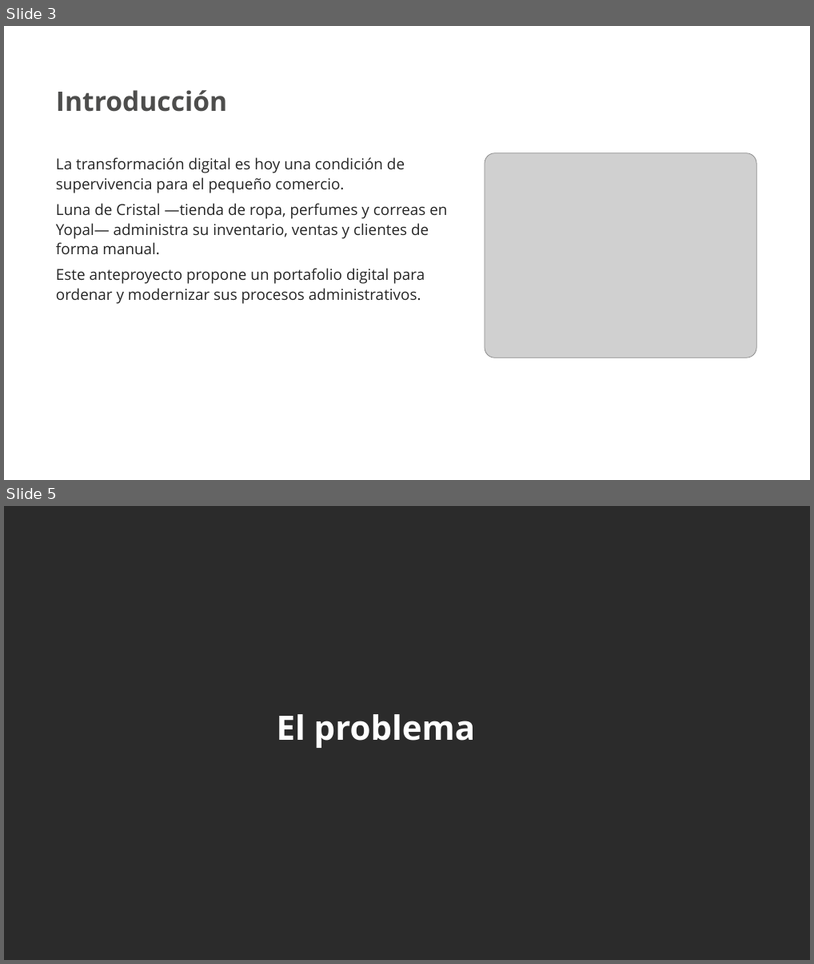
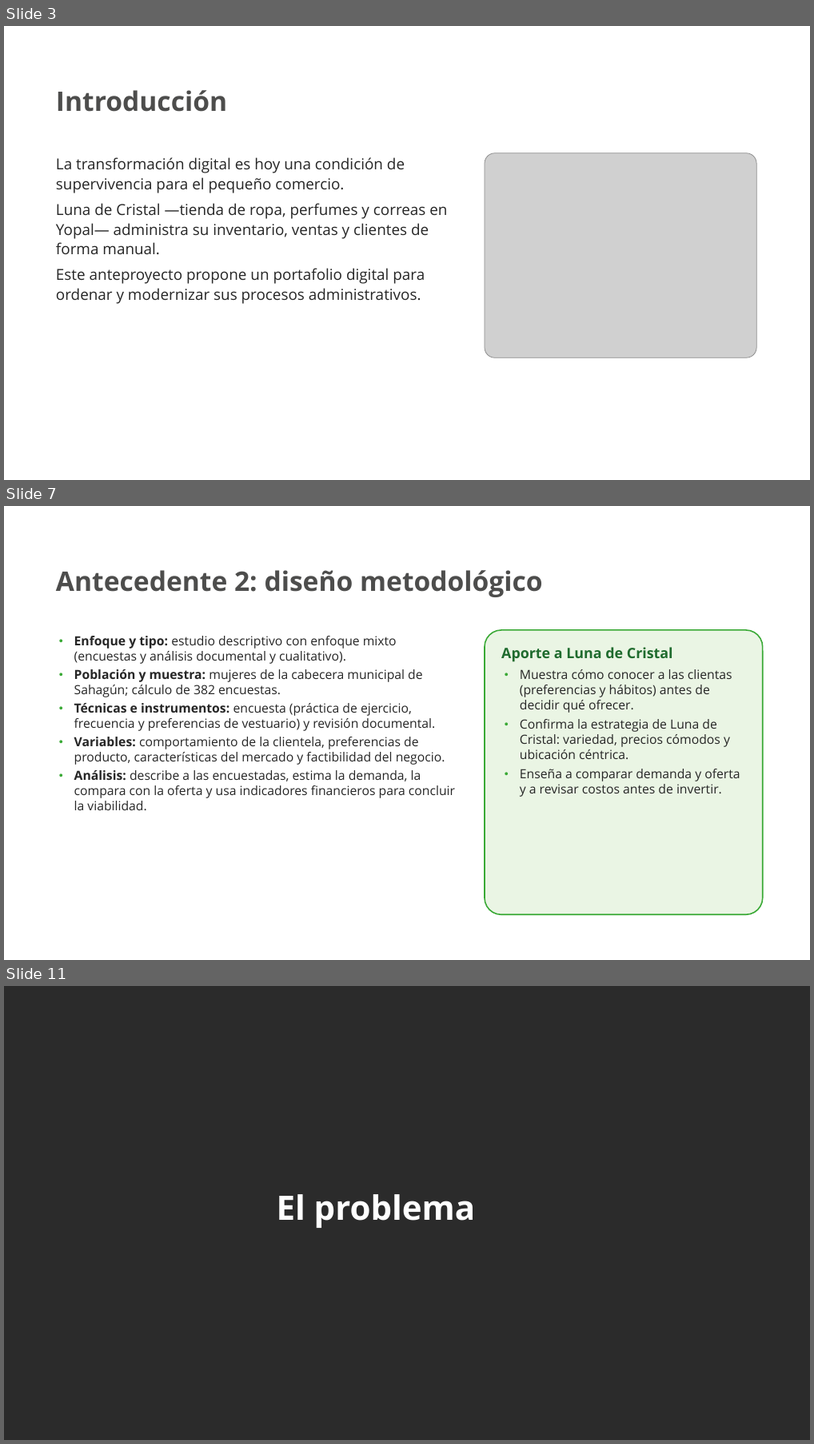
Before and after one commit to nayraclaud-glitch/Trabjo-De-eEstudio, a slide deck: Luna_de_Cristal_Presentacion_SENA.pptx. Shown one above the other, each under a label of ours: slides 3 and 5 before the commit, slides 3, 7 and 11 after it; the slides between them are not shown. The pictures are 814x964 and 814x1444 pixels, drawn with LibreOffice and Linux fonts; fonts in the diff are those of the drawing; grey boxes stand for pictures; background and template pictures are left out; a plain dark background stands for a picture behind light text. Boxes give left, top, right and bottom in pixels: in the first picture for what was removed or moved away, otherwise in the second. Text is boxed around its words. In the diff, an @@ line names an element or a change of style, - is before the commit and + after.

```diff
--- a/Luna_de_Cristal_Presentacion_SENA.pptx
+++ b/Luna_de_Cristal_Presentacion_SENA.pptx
@@ slide 7 added at (4, 506, 810, 960), background picture (left out) @@
@@ text added at (56, 570, 543, 597), 32 pt, text #4D4D4C, bold @@
+Antecedente 2: diseño metodológico
@@ text added at (74, 636, 455, 810), 15 pt, text #262626 @@
+• Enfoque y tipo: estudio descriptivo con enfoque mixto (encuestas y análisis documental y cualitativo).
+• Población y muestra: mujeres de la cabecera municipal de Sahagún; cálculo de 382 encuestas.
+• Técnicas e instrumentos: encuesta (práctica de ejercicio, frecuencia y preferencias de vestuario) y revisión documental.
+• Variables: comportamiento de la clientela, preferencias de producto, características del mercado y factibilidad del negocio.
+• Análisis: describe a las encuestadas, estima la demanda, la compara con la oferta y usa indicadores financieros para concluir la viabilidad.
@@ rounded rectangle added at (485, 630, 763, 914), fill #EAF5E4, outline #39A935 1.5 pt, 15 pt, text #262626 @@
+Aporte a Luna de Cristal
+• Muestra cómo conocer a las clientas (preferencias y hábitos) antes de decidir qué ofrecer.
+• Confirma la estrategia de Luna de Cristal: variedad, precios cómodos y ubicación céntrica.
+• Enseña a comparar demanda y oferta y a revisar costos antes de invertir.
@@ what was slide 5 is now slide 11 @@
```
Also in this commit, not shown: 2 slides changed, 7 other slides added.
